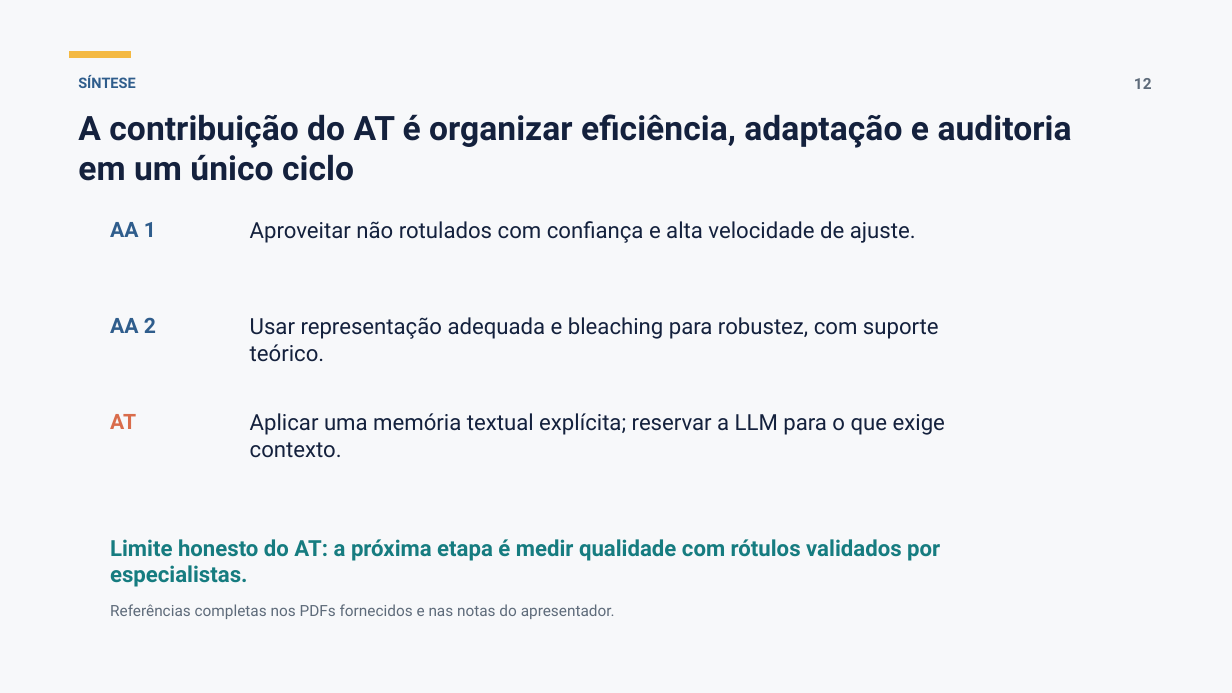
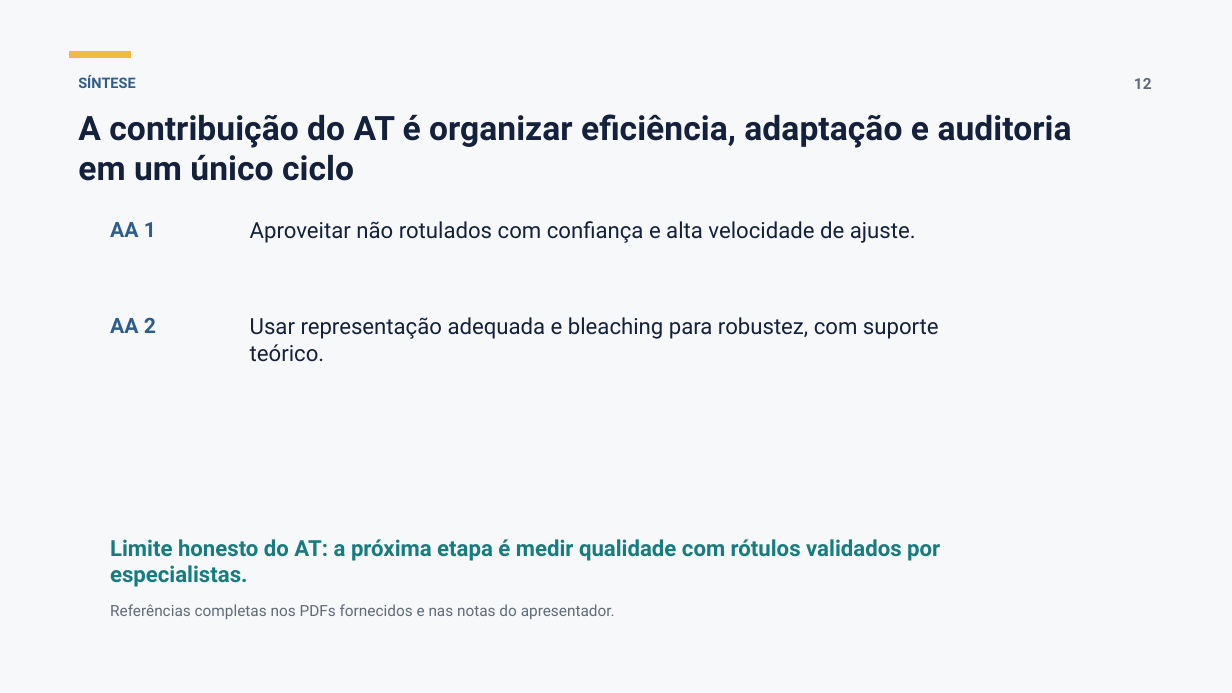
Before and after one commit to 0rakul0/NT_PF, a slide deck: slide 10 of output/apresentacao_wisard_aa_at.pptx (slide 13 before the commit). Drawn at 1232x693 pixels with LibreOffice and Linux fonts; fonts in the diff are those of the drawing. Boxes give left, top, right and bottom in pixels: in the first picture for what was removed or moved away, otherwise in the second. Text is boxed around its words. In the diff, an @@ line names an element or a change of style, - is before the commit and + after.

```diff
--- a/output/apresentacao_wisard_aa_at.pptx
+++ b/output/apresentacao_wisard_aa_at.pptx
@@ text removed at (110,414,136,429) @@
-AT
@@ text removed at (250,413,945,458) @@
-Aplicar uma memória textual explícita; reservar a LLM para o que exige contexto.
```
Also in this commit, not shown: 1 other slide changed, 3 slides removed.
